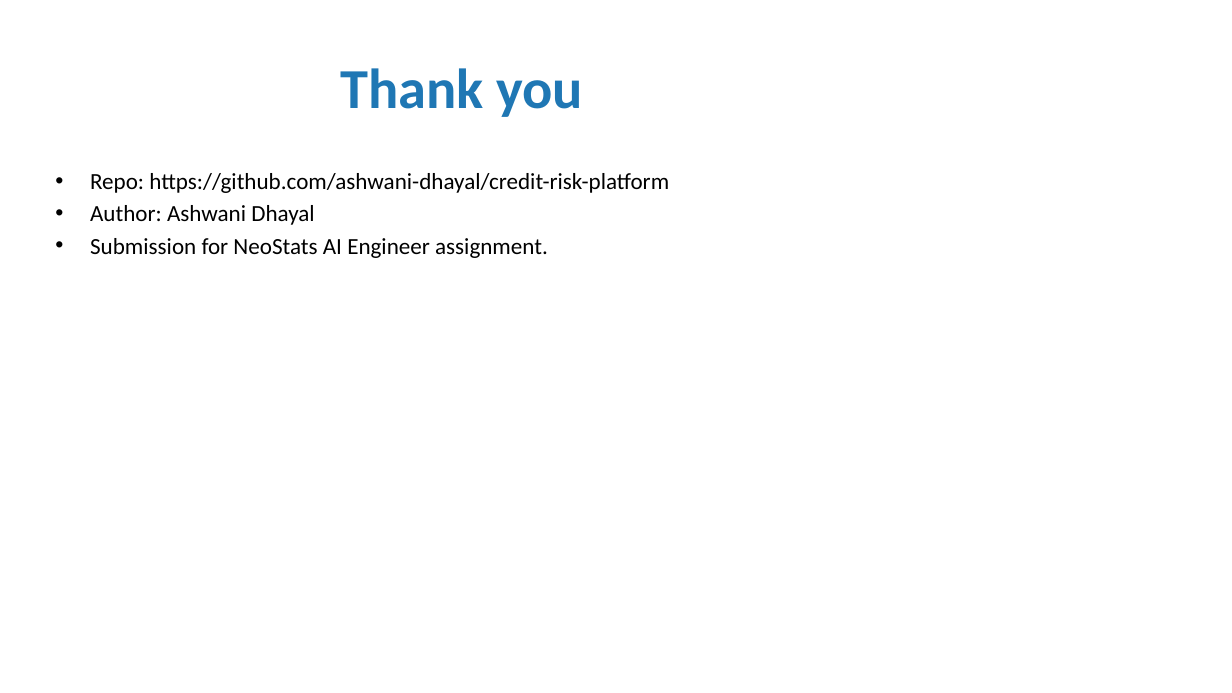
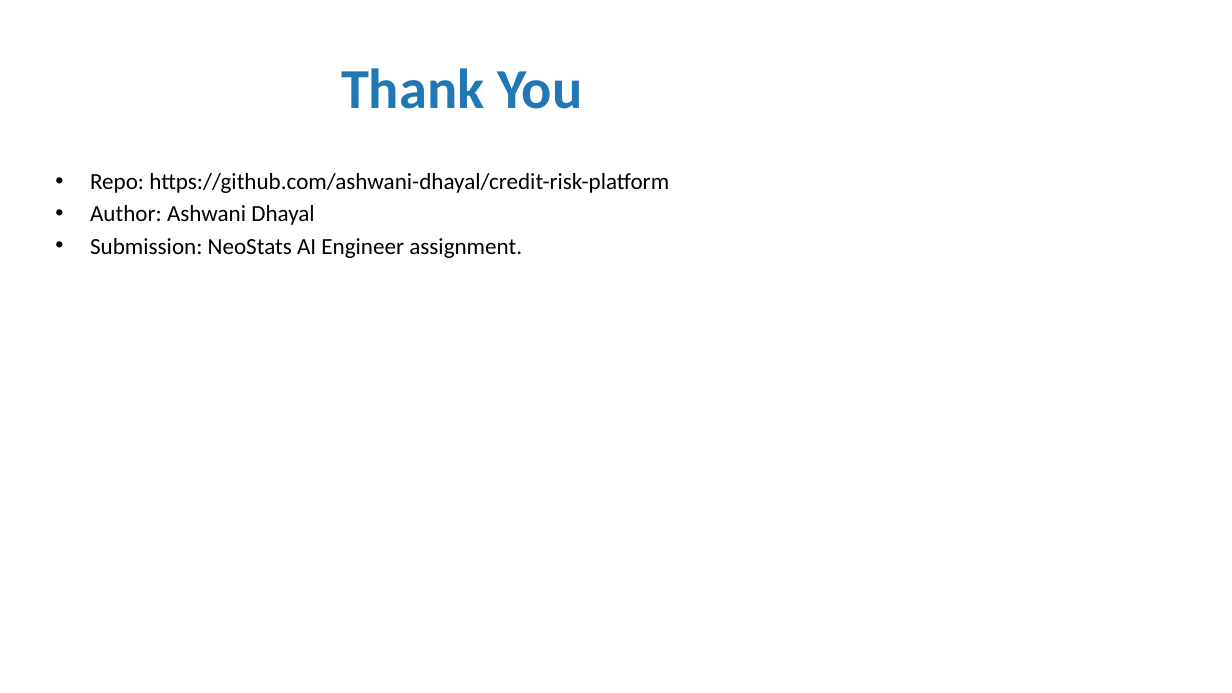
Before and after one commit to ashwani-dhayal/credit-risk-platform, a slide deck: slide 20 of documents/presentation.pptx (slide 16 before the commit). Drawn at 1232x693 pixels with LibreOffice and Linux fonts; fonts in the diff are those of the drawing. Boxes give left, top, right and bottom in pixels: in the first picture for what was removed or moved away, otherwise in the second. Text is boxed around its words. In the diff, an @@ line names an element or a change of style, - is before the commit and + after.

```diff
--- a/documents/presentation.pptx
+++ b/documents/presentation.pptx
@@ title at (341,68,582,109): text changed @@
-Thank you
+Thank You
@@ text at (90,238,522,258): text changed @@
-• Submission for NeoStats AI Engineer assignment.
+• Submission: NeoStats AI Engineer assignment.
```
Also in this commit, not shown: 8 other slides changed, 10 slides added, 6 slides removed, 11 other files.
